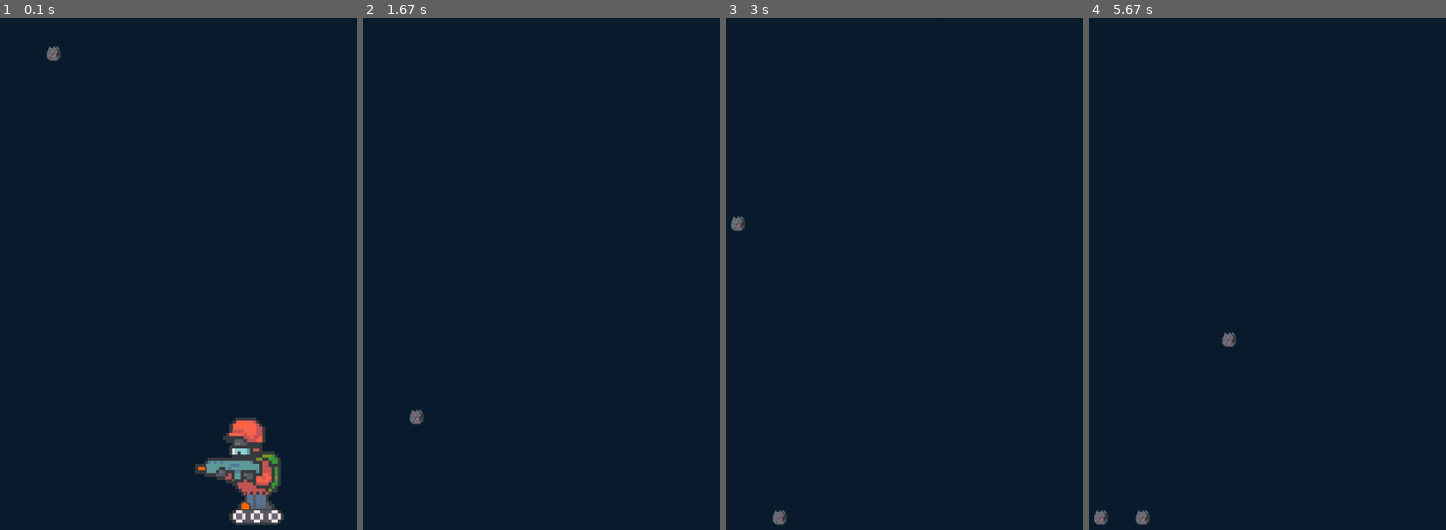
Above: before the commit, frames 1-4 (left to right).
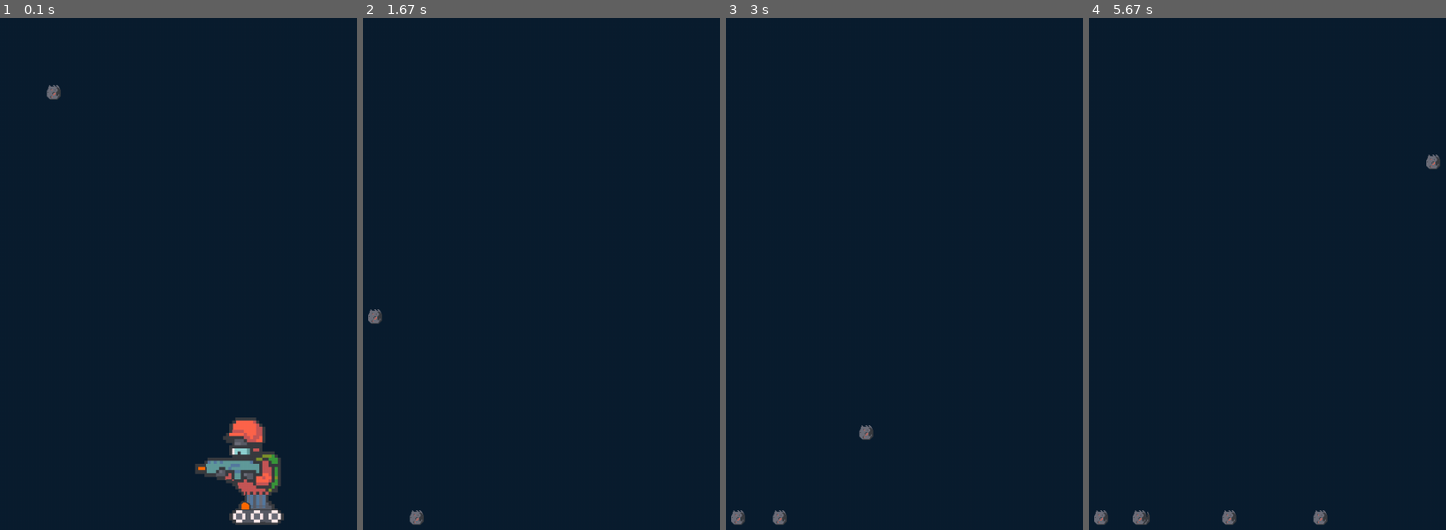
Above: after the commit, the same moments.

Repository: JoshYts/ExterminadorJuego
Game: pygame game, started from Juego Basico con los modulos del Profesor/main.py
Two runs of this game, one before a commit and one after it. Both use one fixed random seed, a clock stepped at 60 frames per second and the inputs below.
Inputs:
- Up to frame 1 (0.1 s): no input
- Up to frame 2 (1.67 s): hold Right 0.33-0.8 s; hold Up 0.83-1.13 s; hold Right 1.17-1.63 s
- Up to frame 3 (3 s): no input
- Up to frame 4 (5.67 s): no input

The runs differ from the first frame. In frame 1, 0.2% of the frame differs, in the area x 12-18%, y 5-16%; in frame 2, 0.3%; in frame 3, 0.3%; in frame 4, 0.4%, in the area x 12-99%, y 26-99%.

Commit message:
proyecto

Diff:
--- a/Juego Basico con los modulos del Profesor/utils.py
+++ b/Juego Basico con los modulos del Profesor/utils.py
@@ -497,7 +497,7 @@
 def Movepiedra(x, y, sx, sy, size,time) -> object:
 	#clearCanvas()
 	despintarpiedra(y,-x,size)
-	vertices = Traslate([[x, y, 5]], sx, sy)
+	vertices = Traslate([[x, y, 10]], sx, sy)
 	x = vertices[0][0]
 	y = vertices[0][1]
 	piedra(y, -x, size)
